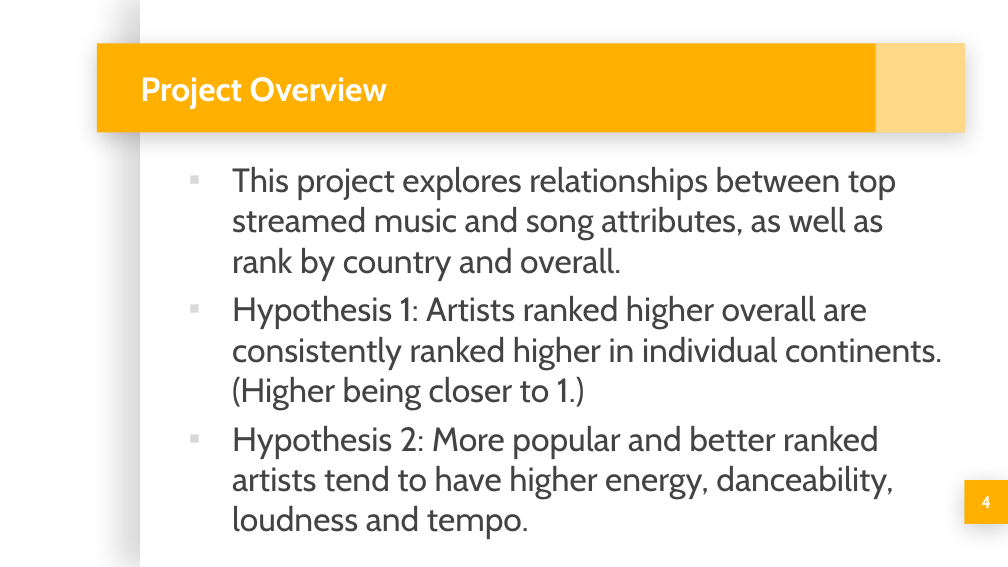
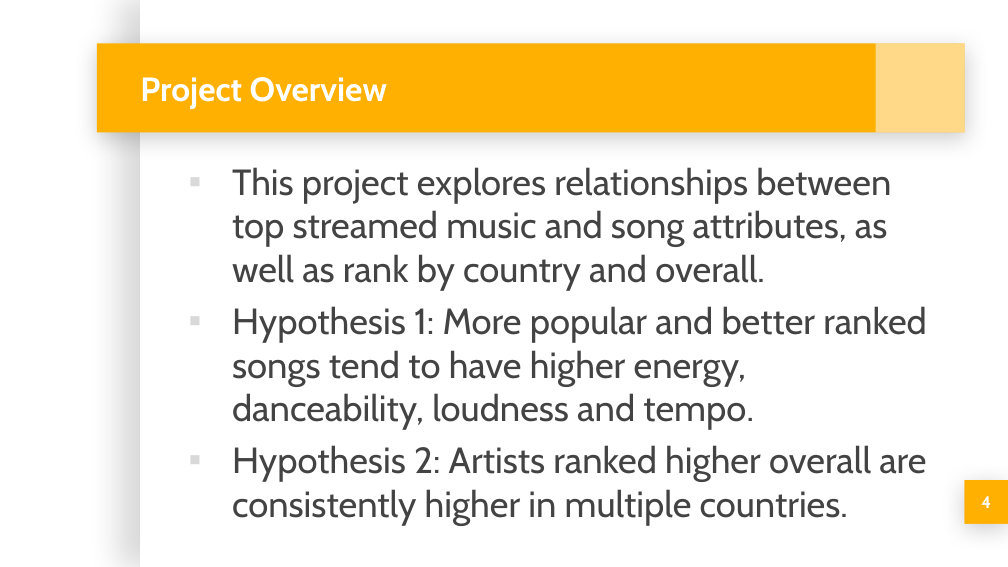
Before and after one commit to michellesimek/project_1, a slide deck: slide 4 of Project 1 PPT.pptx. Drawn at 1008x567 pixels with LibreOffice and Linux fonts; fonts in the diff are those of the drawing; background and template pictures are left out. Boxes give left, top, right and bottom in pixels: in the first picture for what was removed or moved away, otherwise in the second. Text is boxed around its words. In the diff, an @@ line names an element or a change of style, - is before the commit and + after.

Commit message:
Updated to fix typo.

```diff
--- a/Project 1 PPT.pptx
+++ b/Project 1 PPT.pptx
@@ text at [232, 167, 891, 290]: size 24 to 26 pt in "This project explores relationships between top streamed ..." @@
@@ text at [232, 306, 927, 525]: text changed; size 24 to 26 pt @@
-▪ Hypothesis 1: Artists ranked higher overall are consistently ranked higher in individual continents. (Higher being closer to 1.)
-▪ Hypothesis 2: More popular and better ranked artists tend to have higher energy, danceability, loudness and tempo.
+▪ Hypothesis 1: More popular and better ranked songs tend to have higher energy, danceability, loudness and tempo.
+▪ Hypothesis 2: Artists ranked higher overall are consistently higher in multiple countries.
```
Also in this commit, not shown: 9 other slides changed, 8 slides removed.
